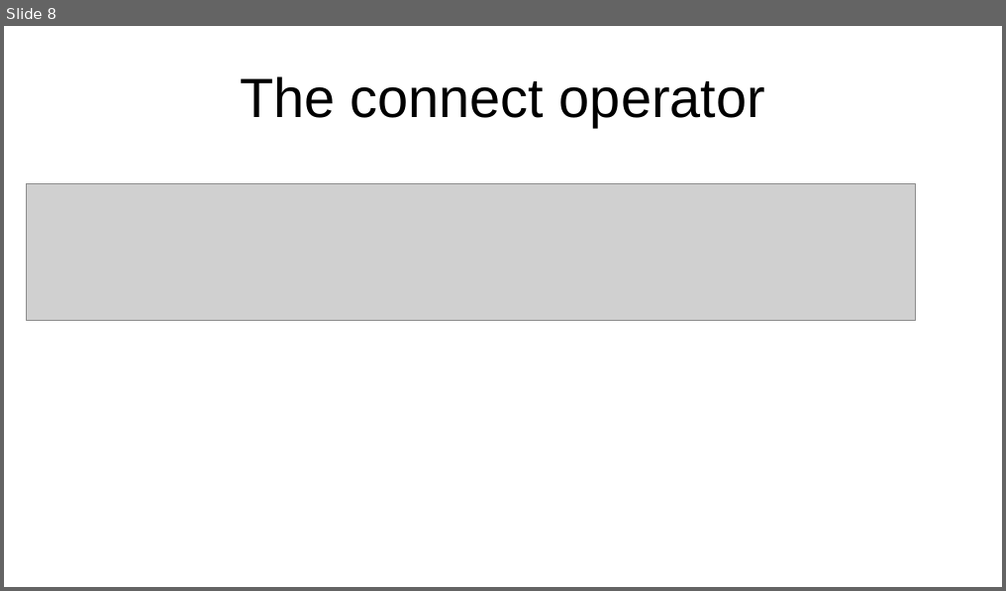
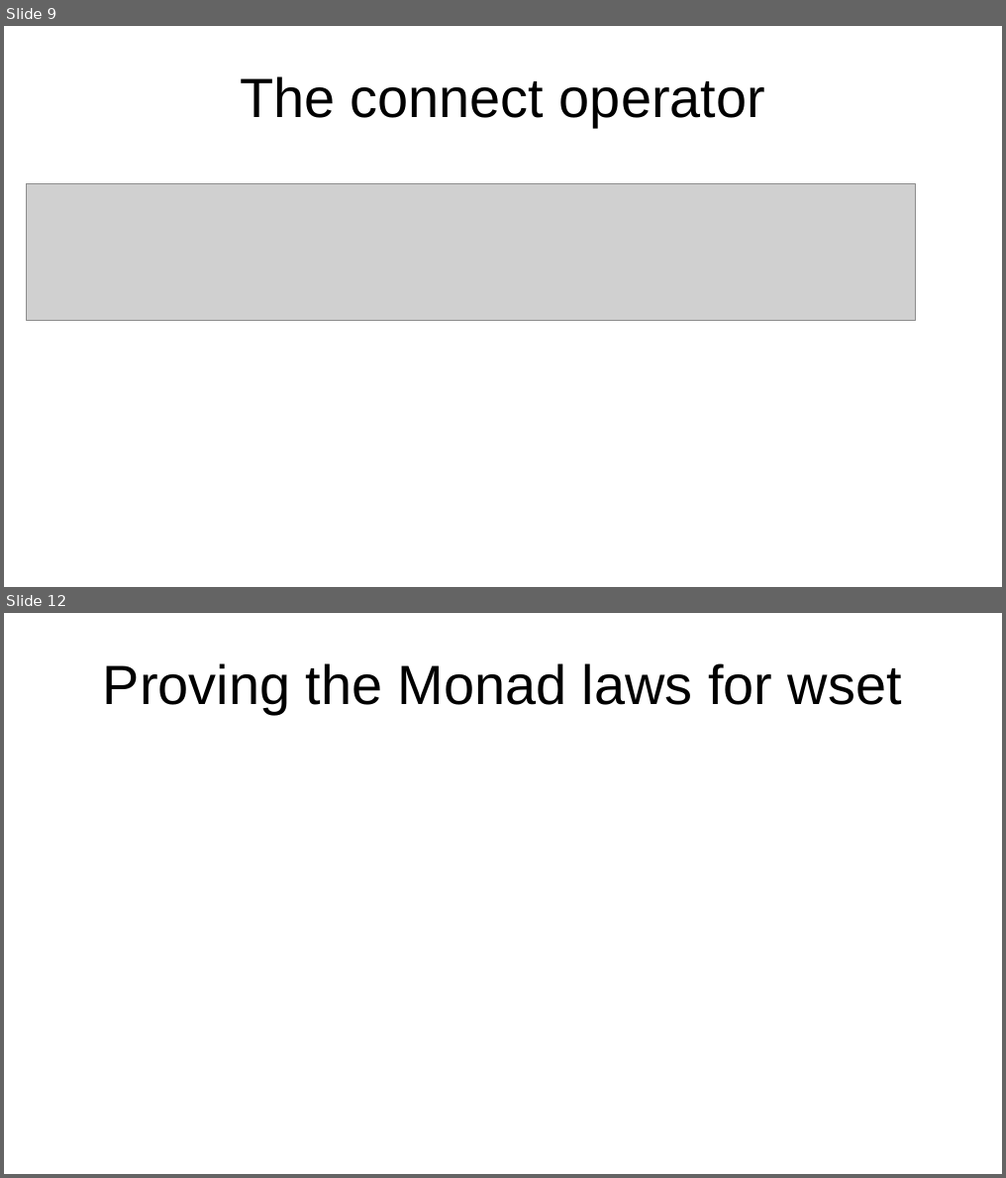
Before and after one commit to ThomdenDK/POCS, a slide deck: POCS_Exam.odp. Shown one above the other, each under a label of ours: slide 8 before the commit, slides 9 and 12 after it; the slides between them are not shown. The pictures are 1006x591 and 1006x1178 pixels, drawn with LibreOffice and Linux fonts; fonts in the diff are those of the drawing; grey boxes stand for pictures. Boxes give left, top, right and bottom in pixels: in the first picture for what was removed or moved away, otherwise in the second. Text is boxed around its words. In the diff, an @@ line names an element or a change of style, - is before the commit and + after.

```diff
--- a/POCS_Exam.odp
+++ b/POCS_Exam.odp
@@ slide 12 added at (4,613,1002,1174), background #FFFFFF @@
@@ title added at (103,663,902,714), 44 pt, text #000000 @@
+Proving the Monad laws for wset
@@ what was slide 8 is now slide 9 @@
```
Also in this commit, not shown: 4 slides changed, 13 other slides added, 3 other files.
